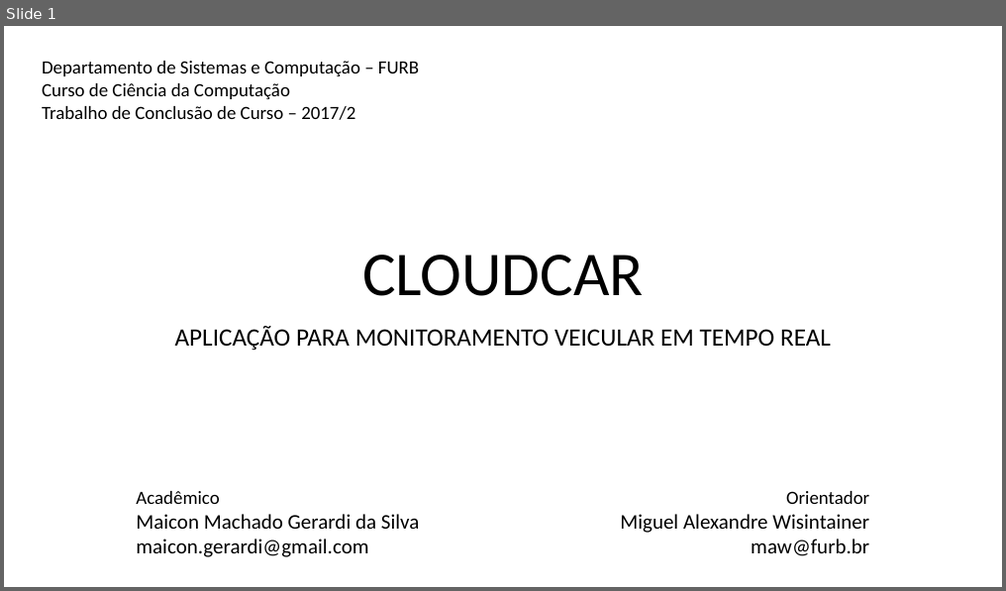
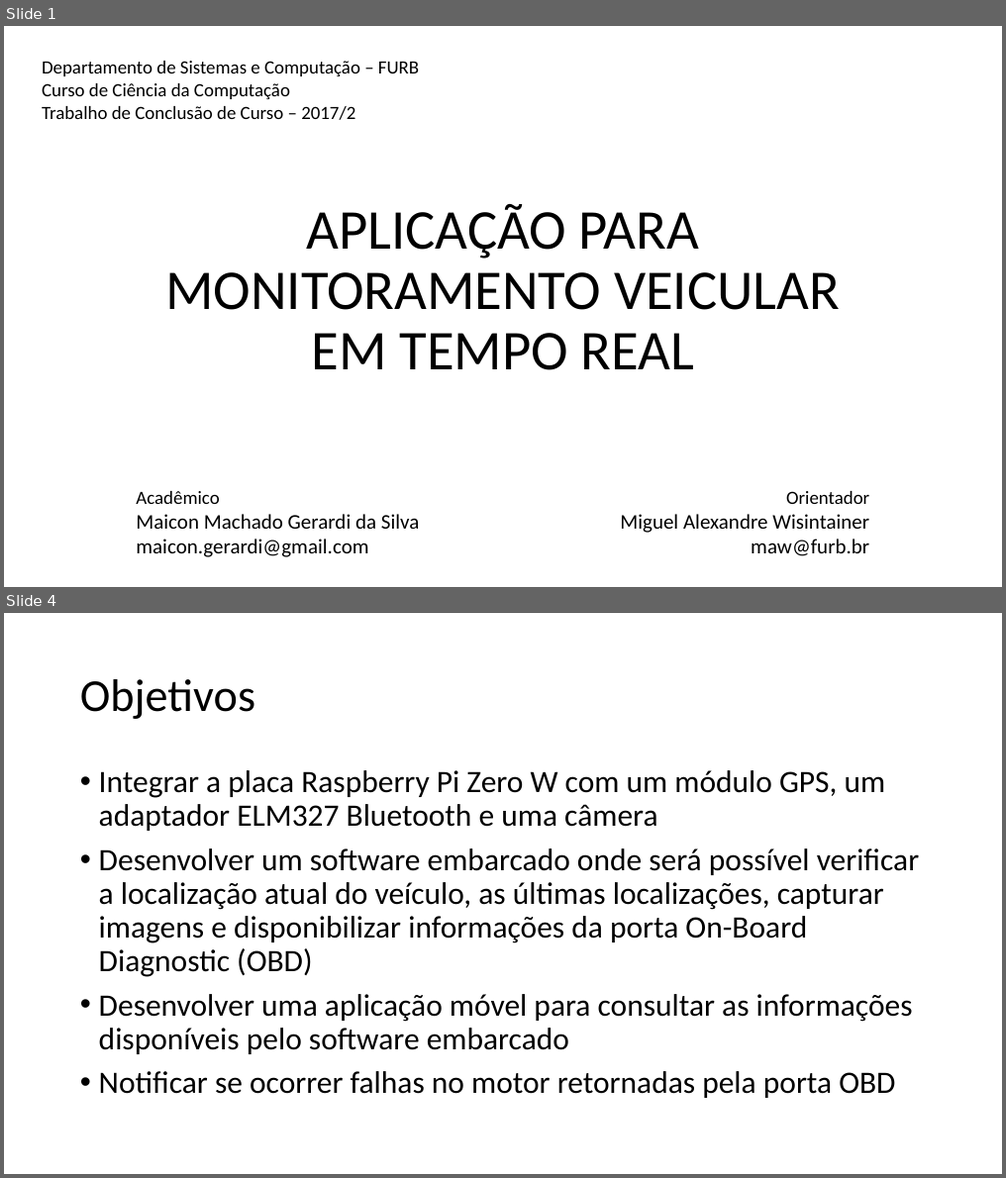
Before and after one commit to maiconn/tcc, a slide deck: apresentação/ApresentacaoTCC-cloudcar.pptx. Shown one above the other, each under a label of ours: slide 1 before the commit, slides 1 and 4 after it; the slides between them are not shown. The pictures are 1006x591 and 1006x1178 pixels, drawn with LibreOffice and Linux fonts; fonts in the diff are those of the drawing. Boxes give left, top, right and bottom in pixels: in the first picture for what was removed or moved away, otherwise in the second. Text is boxed around its words. In the diff, an @@ line names an element or a change of style, - is before the commit and + after.

```diff
--- a/apresentação/ApresentacaoTCC-cloudcar.pptx
+++ b/apresentação/ApresentacaoTCC-cloudcar.pptx
@@ slide 4 added at box(4, 613, 1002, 1174), background #FFFFFF @@
@@ title added at box(80, 679, 255, 719), 44 pt, text #000000 @@
+Objetivos
@@ text added at box(99, 770, 919, 1098), 30 pt, text #000000 @@
+• Integrar a placa Raspberry Pi Zero W com um módulo GPS, um adaptador ELM327 Bluetooth e uma câmera
+• Desenvolver um software embarcado onde será possível verificar a localização atual do veículo, as últimas localizações, capturar imagens e disponibilizar informações da porta On-Board Diagnostic (OBD)
+• Desenvolver uma aplicação móvel para consultar as informações disponíveis pelo software embarcado
+• Notificar se ocorrer falhas no motor retornadas pela porta OBD
@@ slide 1 changed as well @@
@@ title "APLICAÇÃO PARA MONITORAMENTO VEICULAR EM ...": place and size @@
-title "APLICAÇÃO PARA MONITORAMENTO VEICULAR EM ..." at box(175, 326, 831, 351)
+title "APLICAÇÃO PARA MONITORAMENTO VEICULAR EM ..." at box(165, 204, 840, 371)
@@ title "APLICAÇÃO PARA MONITORAMENTO VEICULAR EM ..." at box(165, 204, 840, 371): size 24 to 54 pt; less space between paragraphs; vertical alignment top to bottom @@
@@ title removed at box(362, 255, 644, 296) @@
-CLOUDCAR
```
Also in this commit, not shown: 2 other slides added, 2 slides removed, 1 other file.
